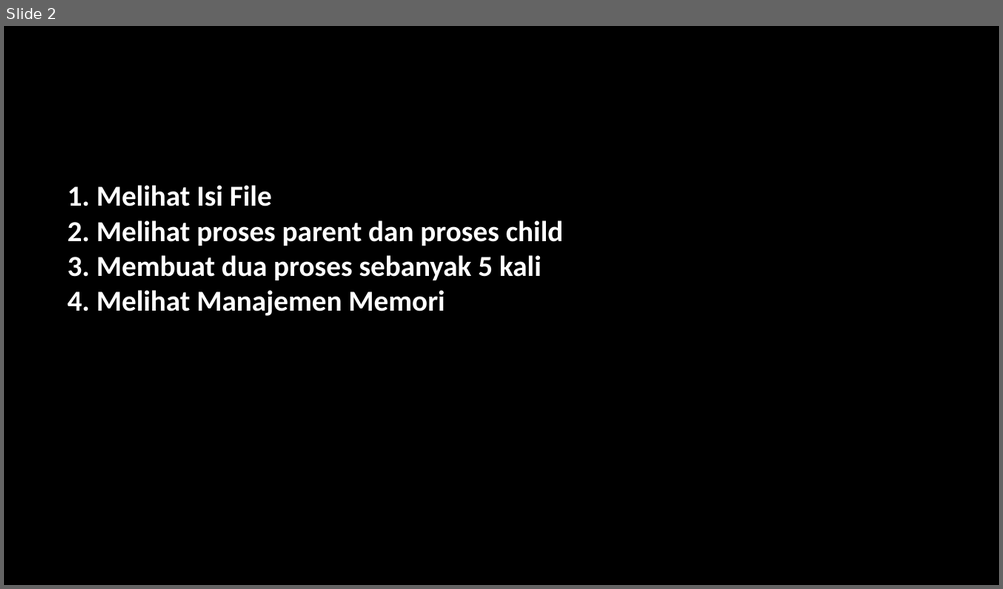
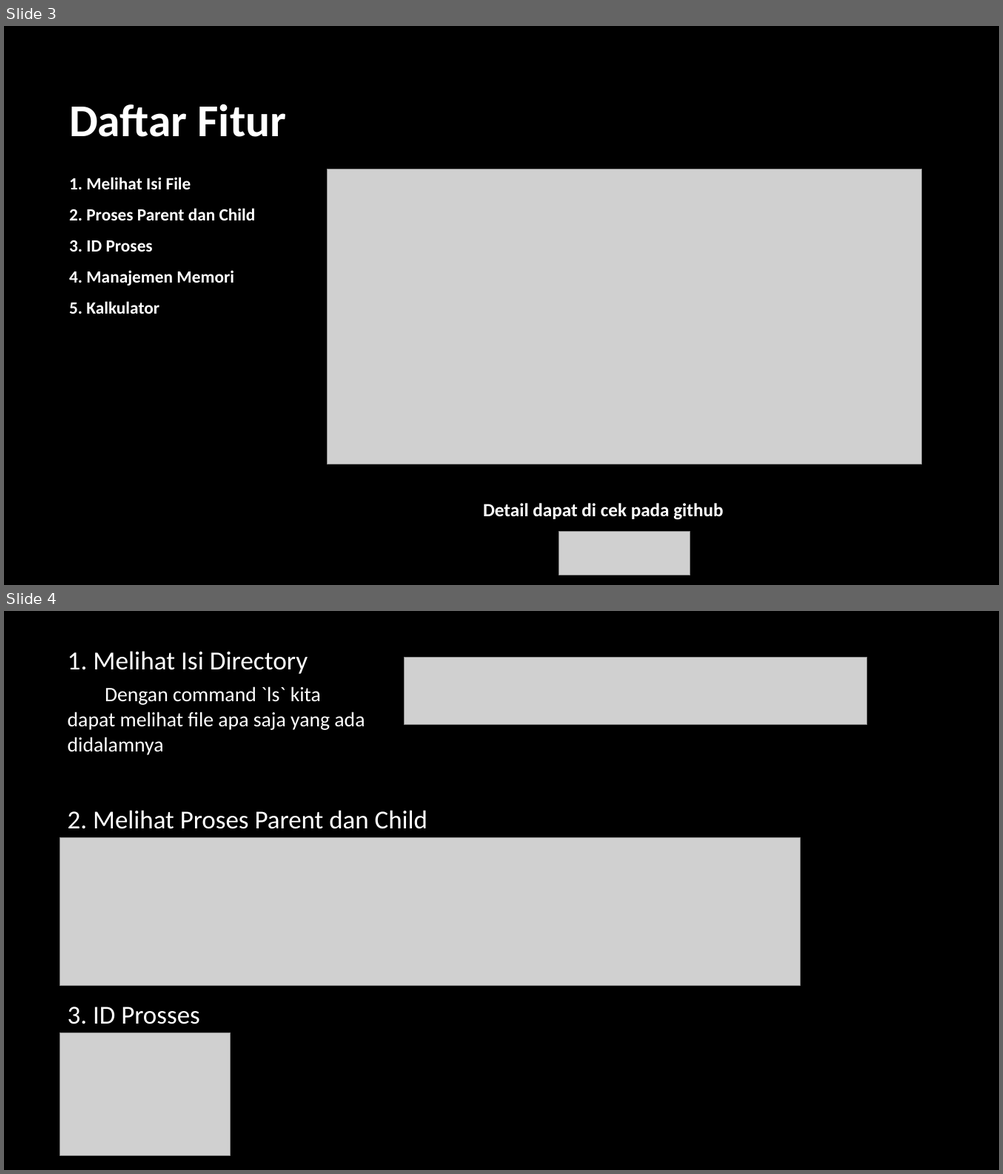
Before and after one commit to Putra1688/UAS-SISTEMOPERASI, a slide deck: Documentation/Progam shell.pptx. Shown one above the other, each under a label of ours: slide 2 before the commit, slides 3 and 4 after it. The pictures are 1003x589 and 1003x1174 pixels, drawn with LibreOffice and Linux fonts; fonts in the diff are those of the drawing; grey boxes stand for pictures; background and template pictures are left out. Boxes give left, top, right and bottom in pixels: in the first picture for what was removed or moved away, otherwise in the second. Text is boxed around its words. In the diff, an @@ line names an element or a change of style, - is before the commit and + after.

```diff
--- a/Documentation/Progam shell.pptx
+++ b/Documentation/Progam shell.pptx
@@ slide 4 added at [4, 611, 999, 1170], background picture (left out) @@
@@ title added at [68, 651, 364, 755], 19.8 pt, text #FFFFFF @@
+1. Melihat Isi Directory
+Dengan command `ls` kita dapat melihat file apa saja yang ada didalamnya
@@ picture added at [404, 658, 868, 724] @@
@@ text added at [68, 810, 427, 829], 25 pt, text #FFFFFF @@
+2. Melihat Proses Parent dan Child
@@ picture added at [60, 838, 800, 985] @@
@@ text added at [68, 1007, 200, 1025], 25 pt, text #FFFFFF @@
+3. ID Prosses
@@ picture added at [60, 1034, 230, 1156] @@
@@ what was slide 2 is now slide 3 @@
@@ slide 3 changed as well @@
@@ title added at [69, 104, 287, 137], 44 pt, text #FFFFFF, bold @@
+Daftar Fitur
@@ text "1. Melihat Isi File" at [69, 177, 256, 314]: vertical alignment bottom to top @@
@@ text at [69, 177, 256, 314]: text changed; size 28 to 16.6 pt @@
-1. Melihat Isi File
-2. Melihat proses parent dan proses child
-3. Membuat dua proses sebanyak 5 kali
-4. Melihat Manajemen Memori
+1. Melihat Isi File
+2. Proses Parent dan Child
+3. ID Proses
+4. Manajemen Memori
+5. Kalkulator
@@ picture added at [327, 170, 922, 465] @@
@@ text added at [483, 503, 723, 520], 18 pt, text #FFFFFF, bold @@
+Detail dapat di cek pada github
@@ picture added at [558, 533, 690, 576] @@
```
Also in this commit, not shown: 5 other slides added, 1 slide removed, 1 other file.
